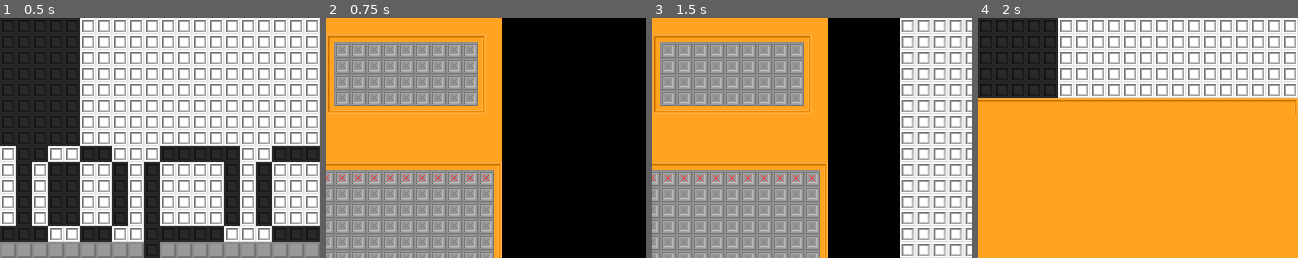
Above: before the commit, frames 1-4 (left to right).
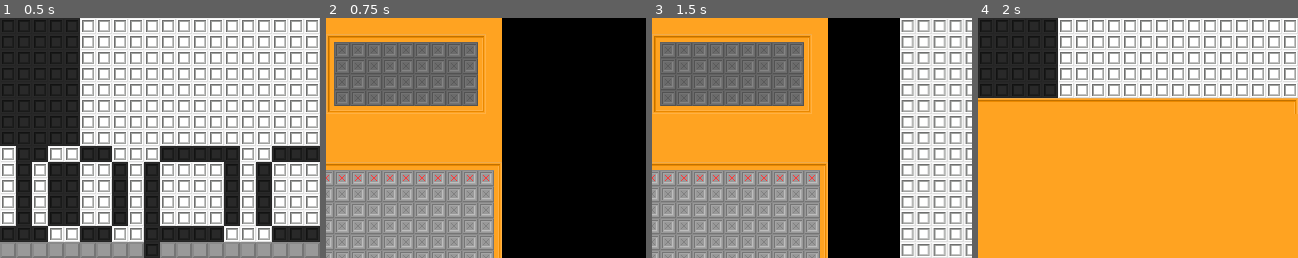
Above: after the commit, the same moments.

Repository: ka-puna/duopo
Game: Godot game, scene res://src/main.tscn
Same seed, same stepped clock (60 frames per second), same inputs: the game is played once before the commit and once after it.
Inputs:
- Up to frame 1 (0.5 s): no input
- Up to frame 2 (0.75 s): click "Time Mode" at 0.5 s
- Up to frame 3 (1.5 s): click "❚❚" at 1.25 s
- Up to frame 4 (2 s): no input
The pictures show only the part of the screen within x 38-88%, y 0-50%; the shares and areas given below are measured in that part.

Frame 1 is identical in both runs. In frame 2, 12% of the frame differs, in the area x 2-48%, y 10-37%; in frame 3, 12%; in frame 4, nothing differs.

Commit message:
Fix backgroud to show behind preview.

Diff:
--- a/src/scene/time_mode.tscn
+++ b/src/scene/time_mode.tscn
@@ -44,6 +44,7 @@
 tile_map_y_position = 48
 
 [node name="PreviewBG" type="TileMap" parent="preview_pattern"]
+show_behind_parent = true
 tile_set = ExtResource("2_it1s3")
 format = 2
 layer_0/tile_data = PackedInt32Array(196616, 262144, 0, 196615, 262144, 0, 196614, 262144, 0, 196613, 262144, 0, 196612 …(547 unchanged characters)…
